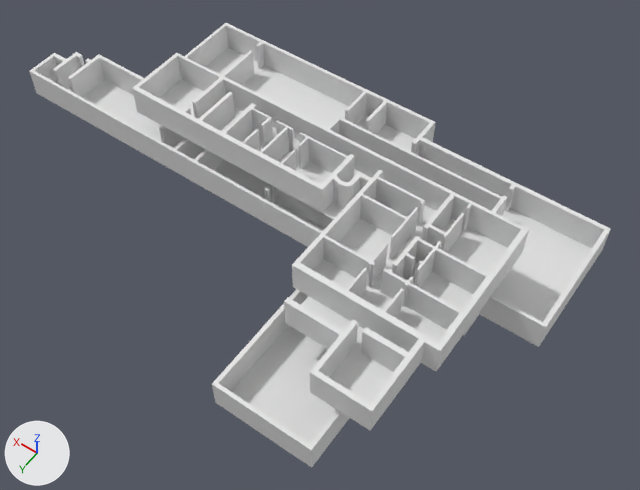
Before and after pictures for a commit that changed the Blender file Assets/Korpus/KorpusPrefab/1korpus.blend.
Camera for both pictures: a camera (50 mm lens) standing at (-37.8, 37.7, 63.2) and looking at (-9.2, -2.4, 0.3). Lighting does not change. The marker at lower left points along +X, +Y and +Z.
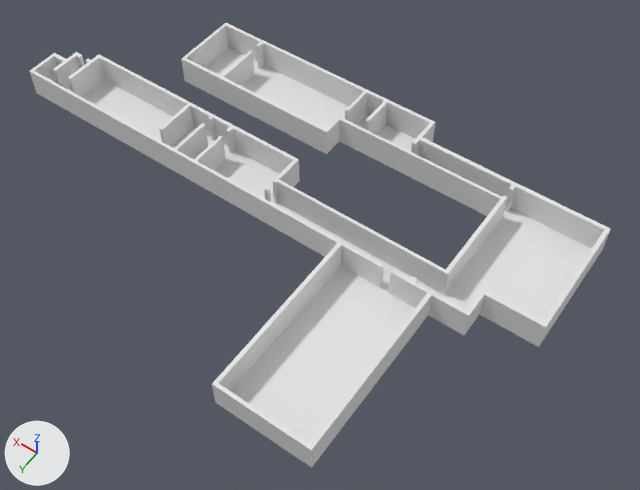
What differs and where, as boxes (x1, y1, x2, y2) in the pictures (640 x 490 px):
'Plane.002', deleted
    before: (132, 53, 529, 431)
'Plane.001', deleted
    before: (160, 80, 507, 403)

Edits to the bpy script that builds the scene:
```text
Remove ob_plane_001:
    ob_plane_001 = bpy.data.objects.new('Plane.001', me_plane_001)
    ob_plane_001.location = (0.0, 0.0, 0.0)
Remove ob_plane_002:
    ob_plane_002 = bpy.data.objects.new('Plane.002', me_plane_002)
    ob_plane_002.location = (0.0, 0.0, 0.0)
    _m = ob_plane_002.modifiers.new('Solidify', 'SOLIDIFY')
    _m.thickness = 3.0
    _m.offset = 1.0
```
